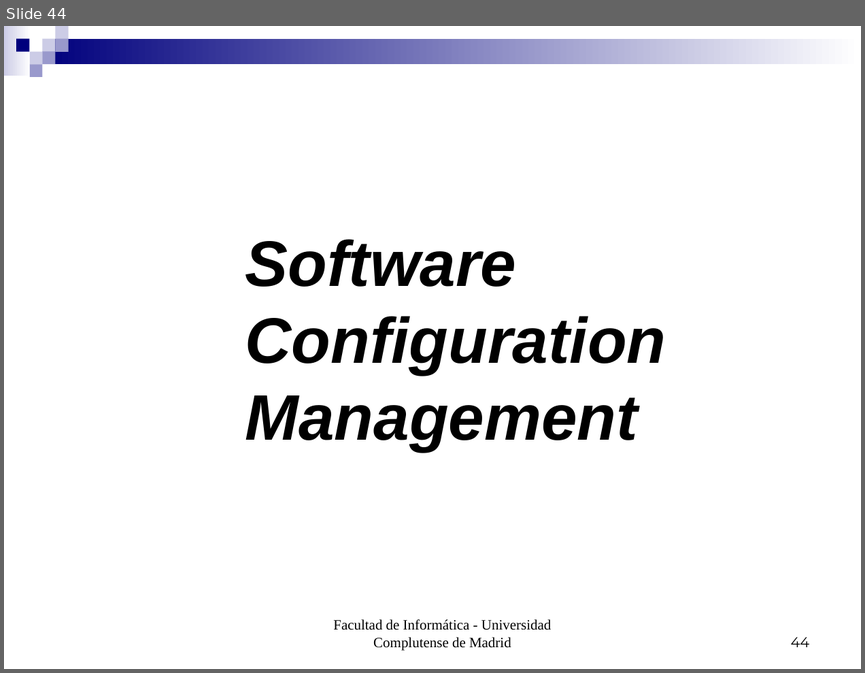
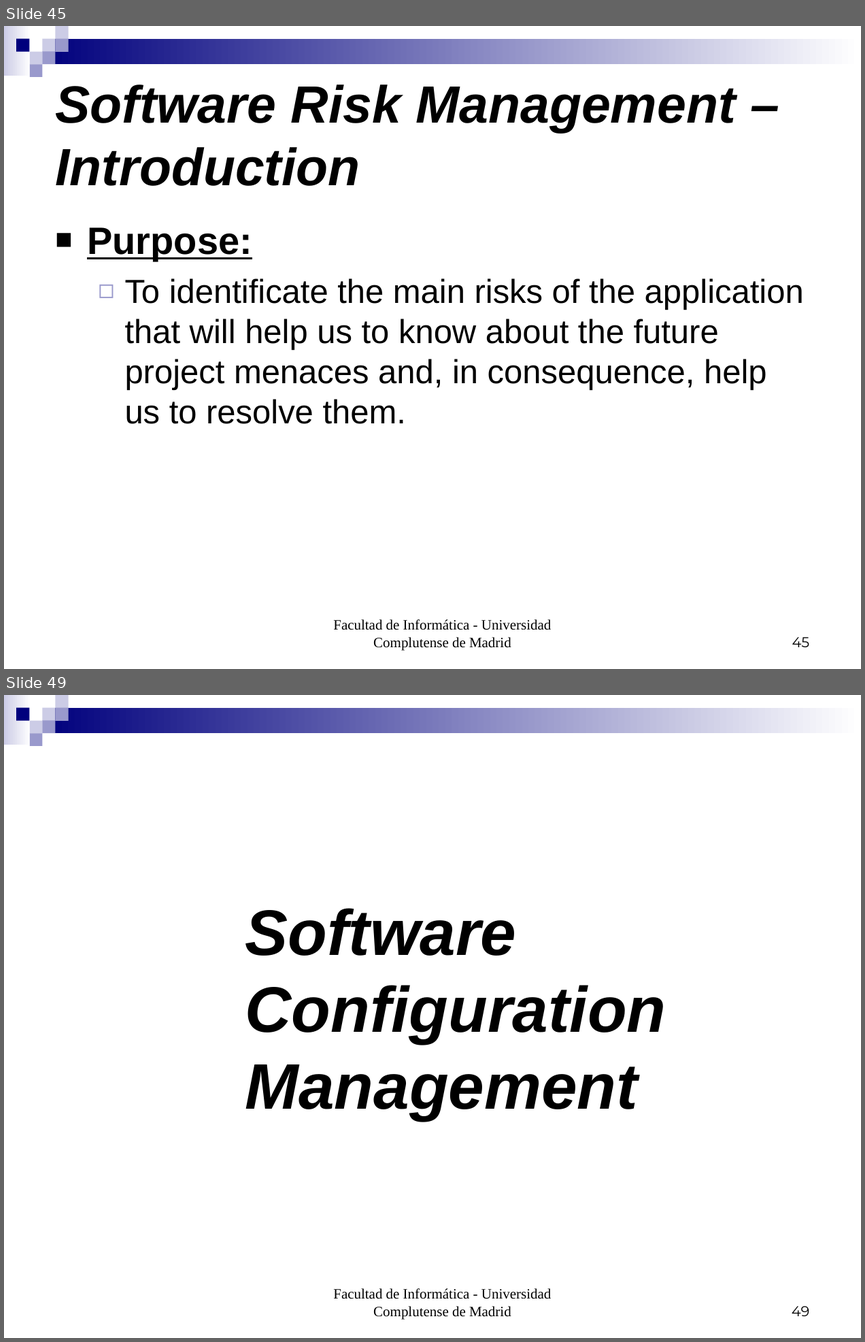
Before and after one commit to munsuri/egorilla, a slide deck: doc/PresentacionIS.ppt. Shown one above the other, each under a label of ours: slide 44 before the commit, slides 45 and 49 after it; the slides between them are not shown. The pictures are 865x673 and 865x1342 pixels, drawn with LibreOffice and Linux fonts; fonts in the diff are those of the drawing. Boxes give left, top, right and bottom in pixels: in the first picture for what was removed or moved away, otherwise in the second. Text is boxed around its words. In the diff, an @@ line names an element or a change of style, - is before the commit and + after.

```diff
--- a/doc/PresentacionIS.ppt
+++ b/doc/PresentacionIS.ppt
@@ slide 45 added at [4,26,861,669], background #FFFFFF; not listed: 9 template elements that a slide beside it also shows @@
@@ title added at [55,84,735,186], 44 pt, text #000000, bold, italic @@
+Software Risk Management – Introduction
@@ text added at [87,227,804,424], 28 pt, text #000000 @@
+■ Purpose:
+  ◻ To identificate the main risks of the application that will help us to know about the future project menaces and, in consequence, help us to resolve them.
@@ text added at [333,619,551,650], 12 pt, text #000000 @@
+Facultad de Informática - Universidad Complutense de Madrid
@@ page number added at [792,637,810,647], 12 pt, text #000000 @@
+45
@@ what was slide 44 is now slide 49 @@
@@ page number at [791,1306,809,1316]: text changed @@
-44
+49
```
Also in this commit, not shown: 1 slide changed, 4 other slides added.
